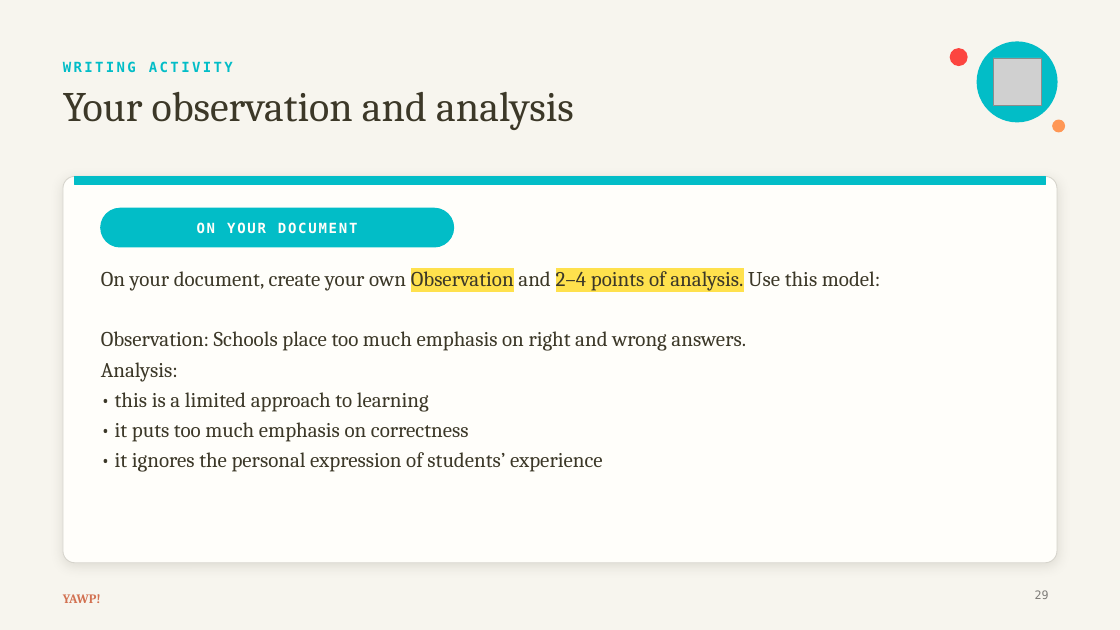
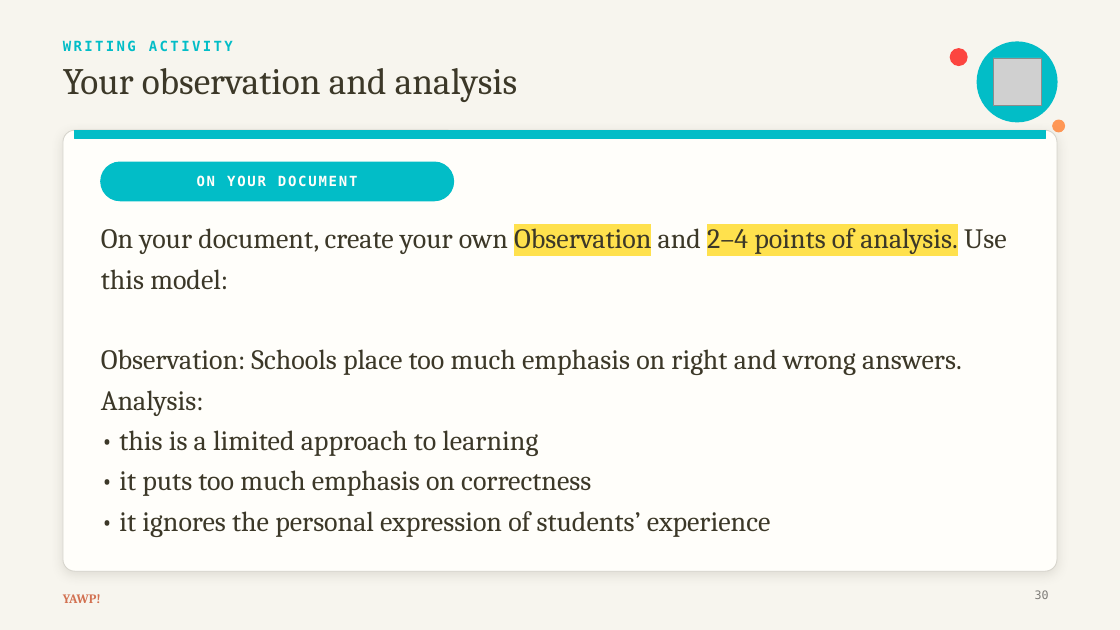
Before and after one commit to The-Connell-School/yawp, a slide deck: slide 30 of services/web-app/resources/thesis-essay-decks/lesson-3-thesis-statement.pptx (slide 29 before the commit). Drawn at 1120x630 pixels with LibreOffice and Linux fonts; fonts in the diff are those of the drawing; grey boxes stand for pictures. Boxes give left, top, right and bottom in pixels: in the first picture for what was removed or moved away, otherwise in the second. Text is boxed around its words. In the diff, an @@ line names an element or a change of style, - is before the commit and + after.

```diff
--- a/services/web-app/resources/thesis-essay-decks/lesson-3-thesis-statement.pptx
+++ b/services/web-app/resources/thesis-essay-decks/lesson-3-thesis-statement.pptx
@@ text "WRITING ACTIVITY": place and size @@
-text "WRITING ACTIVITY" at bbox=[63, 61, 233, 73]
+text "WRITING ACTIVITY" at bbox=[63, 40, 233, 52]
@@ text "Your observation and analysis": place and size @@
-text "Your observation and analysis" at bbox=[63, 92, 574, 130]
+text "Your observation and analysis" at bbox=[63, 68, 518, 102]
@@ text "Your observation and analysis" at bbox=[63, 68, 518, 102]: size 36 to 32 pt @@
@@ rounded rectangle: place and size @@
-rounded rectangle at bbox=[63, 176, 1057, 563]
+rounded rectangle at bbox=[63, 130, 1057, 571]
@@ rounded rectangle at bbox=[63, 130, 1057, 571]: proportions changed @@
@@ 1 text, 1 rectangle, 1 rounded rectangle: place and size @@
-1 text, 1 rectangle, 1 rounded rectangle at bbox=[75, 176, 1045, 247]
+1 text, 1 rectangle, 1 rounded rectangle at bbox=[75, 130, 1045, 201]
@@ text "On your document, create your ...": place and size @@
-text "On your document, create your ..." at bbox=[101, 266, 881, 472]
+text "On your document, create your ..." at bbox=[101, 222, 1007, 537]
@@ text "On your document, create your ..." at bbox=[101, 222, 1007, 537]: size 18 to 24 pt @@
@@ page number at bbox=[1035, 590, 1049, 599]: text changed @@
-29
+30
```
Also in this commit, not shown: 27 other slides changed, 2 slides added, 22 other files.
